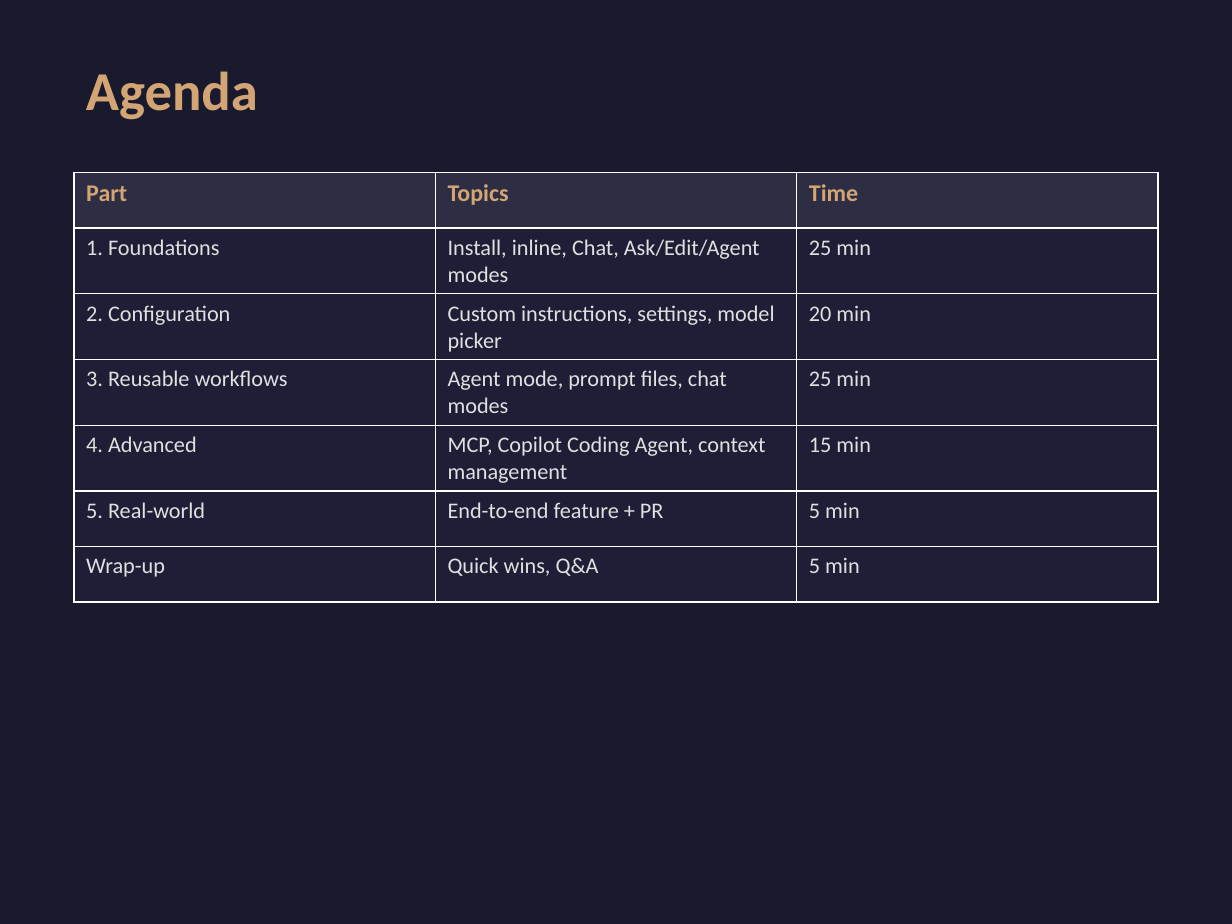
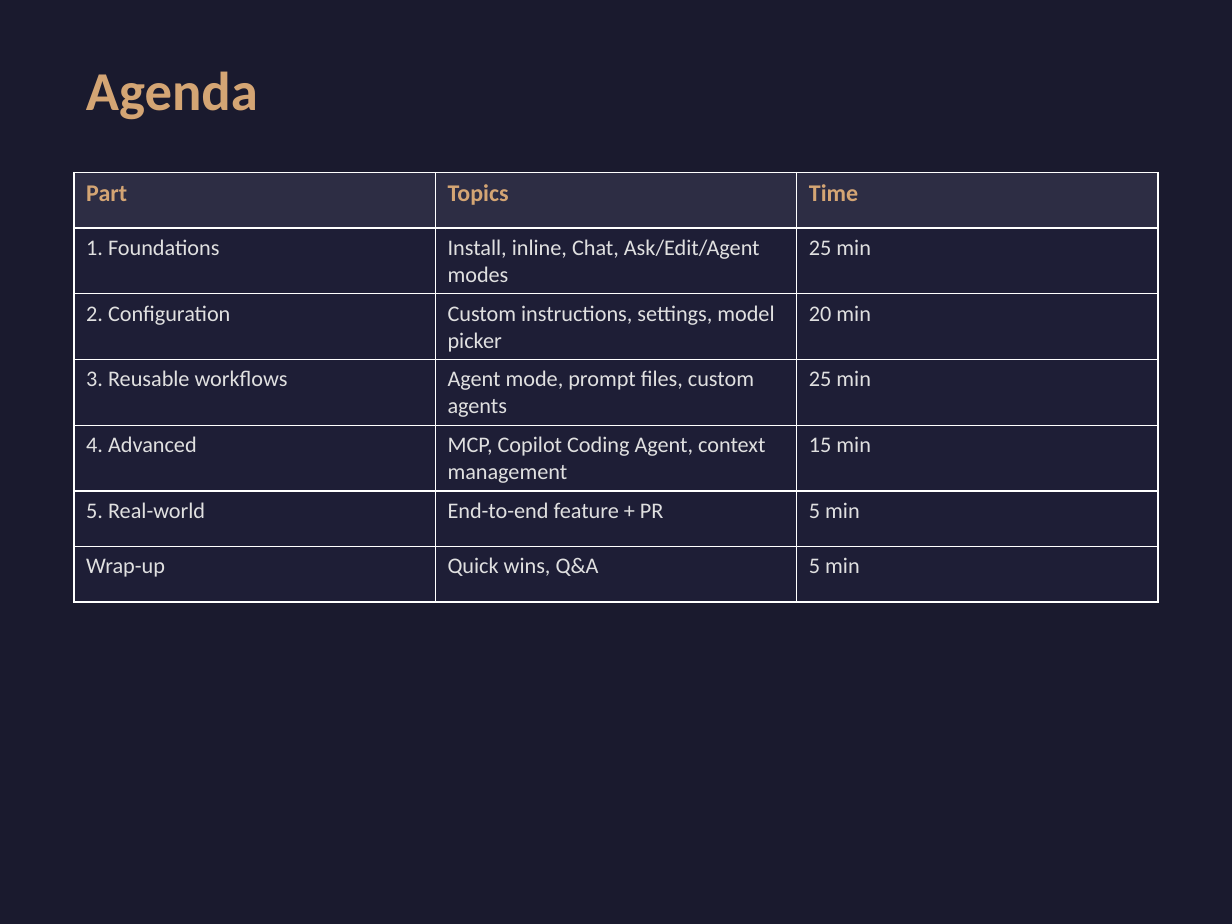
Before and after one commit to zachschillaci27/github-copilot-workshop, a slide deck: slide 2 of slides.pptx. Drawn at 1232x924 pixels with LibreOffice and Linux fonts; fonts in the diff are those of the drawing. Boxes give left, top, right and bottom in pixels: in the first picture for what was removed or moved away, otherwise in the second. Text is boxed around its words. In the diff, an @@ line names an element or a change of style, - is before the commit and + after.

```diff
--- a/slides.pptx
+++ b/slides.pptx
@@ table at bbox=[74, 172, 1157, 581] @@
-row 4, column 2: Agent mode, prompt files, chat modes
+row 4, column 2: Agent mode, prompt files, custom agents
```
Also in this commit, not shown: 6 other slides changed, 19 other files.
